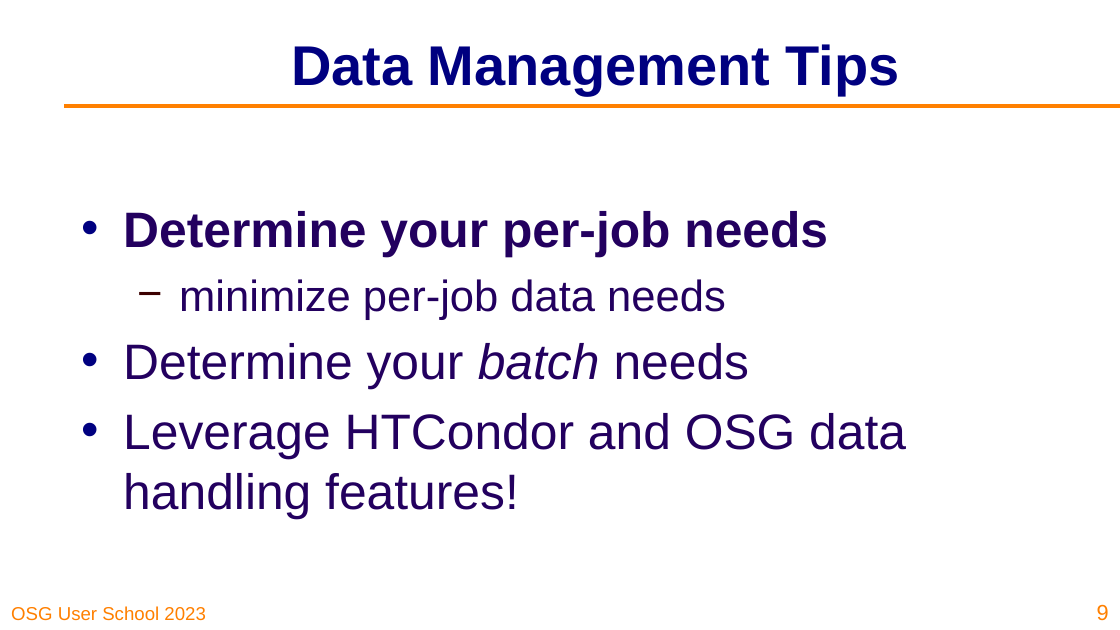
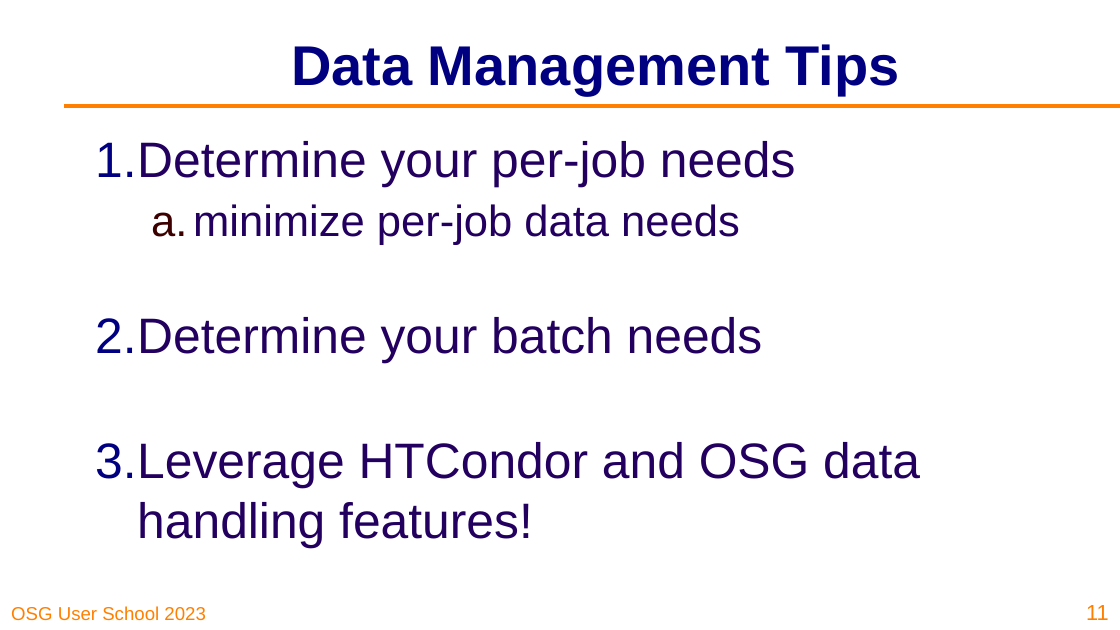
Before and after one commit to osg-htc/user-school-2023, a slide deck: slide 11 of docs/materials/data/files/osgus23-data.pptx (slide 9 before the commit). Drawn at 1120x630 pixels with LibreOffice and Linux fonts; fonts in the diff are those of the drawing; background and template pictures are left out. Boxes give left, top, right and bottom in pixels: in the first picture for what was removed or moved away, otherwise in the second. Text is boxed around its words. In the diff, an @@ line names an element or a change of style, - is before the commit and + after.

Commit message:
Updated Data slides

```diff
--- a/docs/materials/data/files/osgus23-data.pptx
+++ b/docs/materials/data/files/osgus23-data.pptx
@@ text "Determine your per-job needs" at (x1=95, y1=141, x2=920, y2=548): bold off in "Determine your per-job needs"; italic off in "batch"; bullet • to 1.; less space between paragraphs; bullet − to a. @@
@@ page number at (x1=1086, y1=605, x2=1109, y2=620): text changed @@
-9
+11
```
Also in this commit, not shown: 15 other slides changed, 15 slides added, 11 slides removed, 1 other file.
